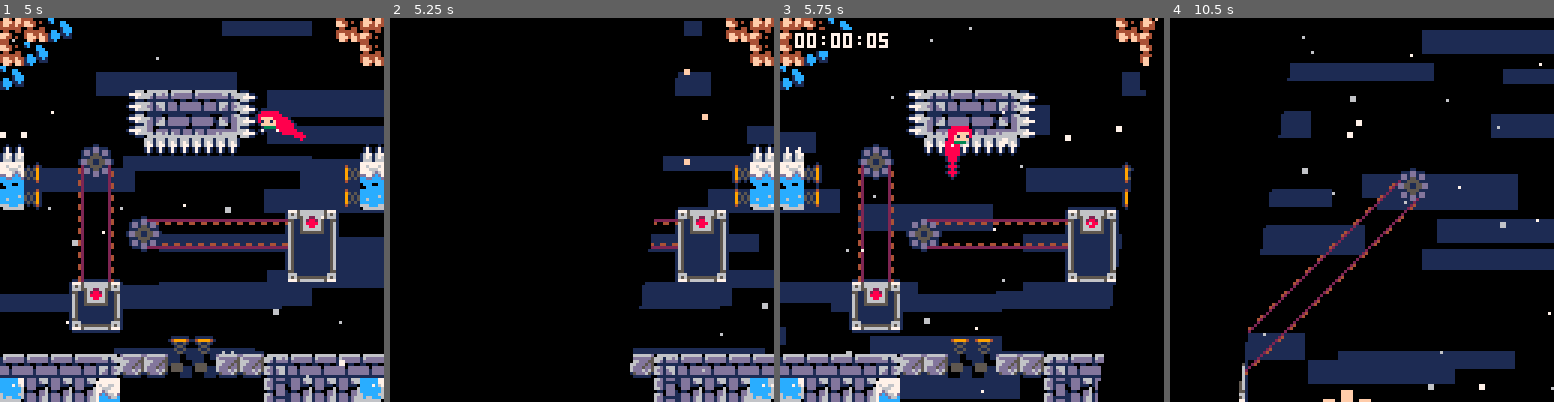
Above: before the commit, frames 1-4 (left to right).
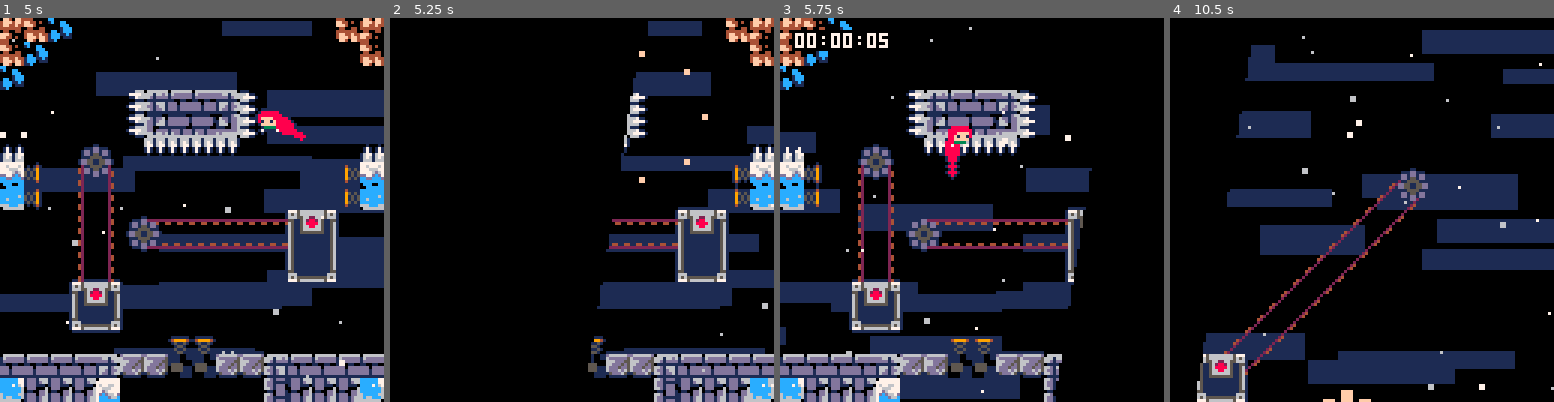
Above: after the commit, the same moments.

Repository: CelesteClassic/newleste.p8
Game: PICO-8 cartridge city.p8
Two runs of this game, one before a commit and one after it. Both use one fixed random seed, a clock stepped at 60 frames per second and the inputs below.
Inputs:
- Up to frame 1 (5 s): tap X (X key) at 0.33, 1.07, 1.85, 2.97, 4.08 s; tap O (Z key) at 0.7, 1.7, 2.1, 2.5, 2.9, 3.3, 3.7, 4.1, 4.5, 4.9 s; hold Right 1.6-2.1 s; hold Up 2.15-2.42 s; hold Right 2.47-3.03 s; hold Left 3.08-3.58 s; hold Down 3.63-3.97 s; hold Right 4.02-4.68 s; hold Up from 4.73 s (still down)
- Up to frame 2 (5.25 s): release Up at 5.03 s; hold Left from 5.08 s (still down); tap X (X key) at 5.2 s
- Up to frame 3 (5.75 s): tap O (Z key) at 5.3, 5.7 s; release Left at 5.68 s; hold Down from 5.73 s (still down)
- Up to frame 4 (10.5 s): release Down at 6.03 s; hold Right 6.08-6.58 s; tap O (Z key) every 0.4 s from 6.1 to 10.1 s; tap X (X key) every 1.12 s from 6.32 to 9.67 s; hold Right 6.63-7.13 s; hold Up 7.18-7.45 s; hold Right 7.5-8.07 s; hold Left 8.12-8.62 s; hold Down 8.67-9 s; hold Right 9.05-9.72 s; hold Up 9.77-10.07 s; hold Left from 10.12 s (still down)

Frame 1 is identical in both runs. In frame 2, 4.2% of the frame differs, in the area x 51-77%, y 0-94%; in frame 3, 5.8%, in the area x 71-99%, y 0-100%; in frame 4, 4.1%.

Commit message:
organized transition stuff into object, less scuffed

Diff:
--- a/city.p8
+++ b/city.p8
@@ -1184,7 +1184,7 @@
   --- </fruitrain> ---
   delay_restart=15
   -- <transition>
-  tstate=0
+  transition:play()
   -- </transition>
 end
 
@@ -1315,6 +1315,10 @@
       return
     end
   end)
+
+  -- <transition>
+  transition:update()
+  -- </transition>
 
 end
 
@@ -1427,27 +1431,7 @@
   end
 
   -- <transition>
-  camera()
-  color(0)
-  if tstate>=0 then
-    local t20=tpos+20
-    if tstate==0 then
-      po1tri(tpos,0,t20,0,tpos,127)
-      if(tpos>0) rectfill(0,0,tpos,127)
-      if(tpos>148) then
-        tstate=1
-        tpos=-20
-      end
-    else
-      po1tri(t20,0,t20,127,tpos,127)
-      if(tpos<108) rectfill(t20,0,127,127)
-      if(tpos>148) then
-        tstate=-1
-        tpos=-20
-      end
-    end
-    tpos+=14
-  end
+  transition:draw()
   -- </transition>
 end
 
@@ -1493,10 +1477,45 @@
 end
 
 --<transition>--
-
--- transition globals
-tstate=-1
-tpos=-20
+transition = {
+  -- state:
+  --  1 | wiping in
+  -- -1 | wiping out
+  --  0 | idle
+  state=0,
+  play=function(this)
+    local _ENV=this
+    state = state==0 and 1 or state
+    x=-20
+  end,
+  update=function(this)
+    local _ENV=this
+    if (state==0) return
+    if x>148 then
+      if state==1 then
+        state=-1
+        this:play()
+      else
+        state=0
+      end
+    end
+  end,
+  draw=function(this)
+    camera()
+    local _ENV,g=this,_ENV
+    if (state==0) return
+    g.color(0)
+    local x20=x+20
+    if state==1 then
+      g.po1tri(x,0,x20,0,x,127)
+      if (x>0) g.rectfill(0,0,x,127)
+    else
+      g.po1tri(x20,0,x20,127,x,127)
+      if (x<108) g.rectfill(x20,0,127,127)
+    end
+    x+=14
+  end
+}
 
 -- triangle functions
 function po1tri(x0,y0,x1,y1,x2,y2)
